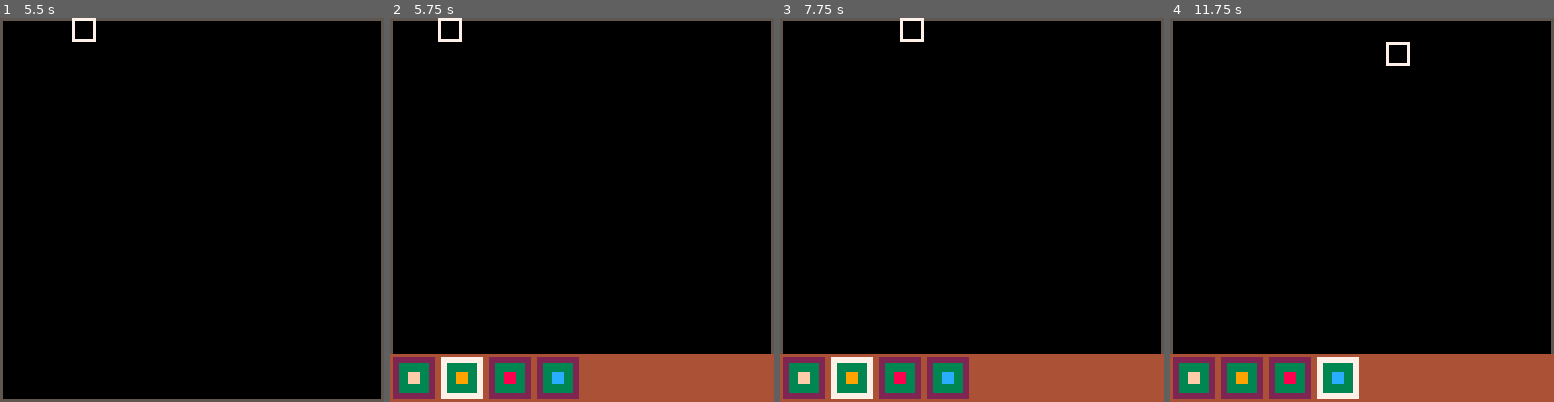
Above: before the commit, frames 1-4 (left to right).
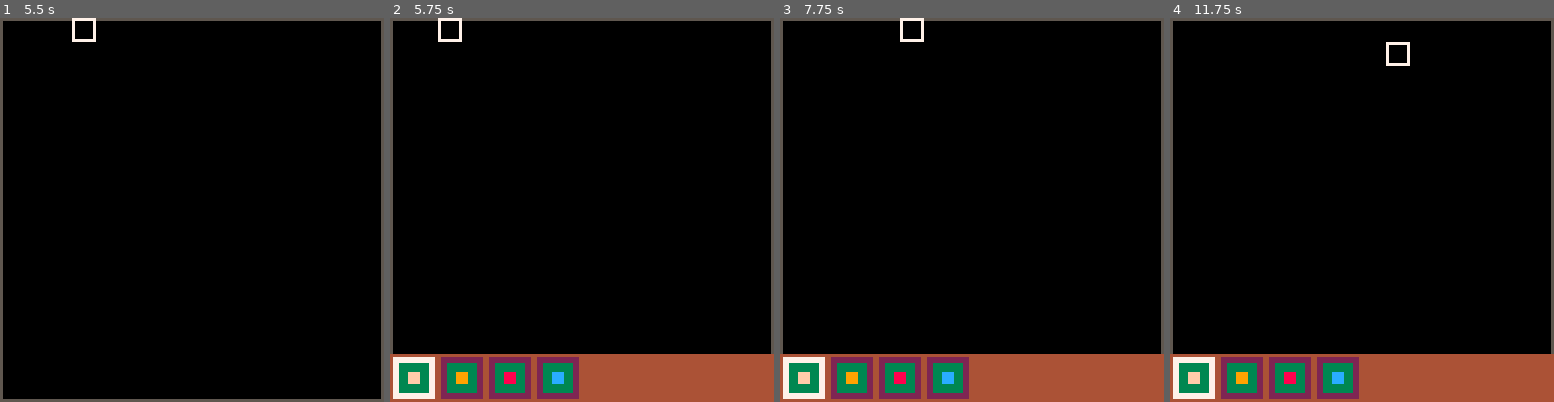
Above: after the commit, the same moments.

Repository: shen-sat/found
Game: PICO-8 cartridge game.p8
The game is run twice, just before and just after one commit, with the same random seed, the same clock (stepped at 60 frames per second) and the same inputs.
Inputs:
- Up to frame 1 (5.5 s): tap X (X key) at 0.33, 1.07, 1.85, 2.97, 4.08, 5.2 s; tap O (Z key) at 0.7, 1.7, 2.1, 2.5, 2.9, 3.3, 3.7, 4.1, 4.5, 4.9, 5.3 s; hold Right 1.6-2.1 s; hold Up 2.15-2.42 s; hold Right 2.47-3.03 s; hold Left 3.08-3.58 s; hold Down 3.63-3.97 s; hold Right 4.02-4.68 s; hold Up 4.73-5.03 s; hold Left from 5.08 s (still down)
- Up to frame 2 (5.75 s): release Left at 5.68 s; tap O (Z key) at 5.7 s; hold Down from 5.73 s (still down)
- Up to frame 3 (7.75 s): release Down at 6.03 s; hold Right 6.08-6.58 s; tap O (Z key) every 0.4 s from 6.1 to 7.7 s; tap X (X key) at 6.32, 7.43 s; hold Right 6.63-7.13 s; hold Up 7.18-7.45 s; hold Right from 7.5 s (still down)
- Up to frame 4 (11.75 s): release Right at 8.07 s; tap O (Z key) every 0.4 s from 8.1 to 11.7 s; hold Left 8.12-8.62 s; tap X (X key) at 8.55, 9.67, 10.78 s; hold Down 8.67-9 s; hold Right 9.05-9.72 s; hold Up 9.77-10.07 s; hold Left 10.12-10.72 s; hold Down 10.77-11.07 s; hold Right 11.12-11.62 s

Frame 1 is identical in both runs. In frame 2, 1.2% of the frame differs, in the area x 0-25%, y 88-100%; in frame 3, 1.2%; in frame 4, 1.2%.

Commit message:
Refactor

Diff:
--- a/build_bar.lua
+++ b/build_bar.lua
@@ -19,9 +19,13 @@
       return ((self.icon_border * 2) + sprite_width)
     end
     },
-    btn_index = 1,
+    btn_index = 0,
     sprites = { road, hut, bin, query },
-    draw = function(self)
+    update = function(self, menu_mode)
+      self:update_btn_index(menu_mode)
+    end,
+    draw = function(self, menu_mode)
+      if not menu_mode then return end
       -- draw build bar
       rectfill(self.x0,self.y0,self.x1,self.y1,self.col)
       -- draw buttons
@@ -93,5 +97,18 @@
       btn.icon = i
       btn.icon.x = btn.x0 + bb.btn_config.icon_border
       btn.icon.y = btn.y0 + bb.btn_config.icon_border
+    end,
+    update_btn_index = function(self,menu_mode)
+      if menu_mode then
+        if btnp(1) then
+          self.btn_index += 1
+        elseif btnp(0) then
+          self.btn_index -= 1
+        end
+        self.btn_index = self.btn_index % #self.sprites
+        if self.btn_index == 0 then self.btn_index = #self.sprites end
+      else
+        self.btn_index = 1
+      end
     end
   }
--- a/game.p8
+++ b/game.p8
@@ -4,7 +4,19 @@
 function _init()
   pointer = {
    x = 0,
-   y = 0
+   y = 0,
+   update = function(self, menu_mode)
+    if menu_mode then return end
+    if btnp(1) then
+      self.x = min(self.x + 8,120)
+    elseif btnp(0) then
+      self.x = max(self.x - 8,0)
+    elseif btnp(2) then
+      self.y = max(self.y - 8,0)
+    elseif btnp(3) then
+      self.y = min(self.y + 8,120)
+    end
+   end
   }
 
   road = {
@@ -31,52 +43,15 @@
 end
 
 function _update()
-  menu_mode = false
-  if btn(4) then menu_mode = true end
-
-  if menu_mode then
-    local increment = 0
-    if btnp(1) then
-      increment = 1
-      build_bar.btn_index = ((build_bar.btn_index + increment)%4)
-      if build_bar.btn_index == 0 then build_bar.btn_index = 4 end
-    elseif btnp(0) then
-      increment = -1
-      build_bar.btn_index = ((build_bar.btn_index + increment)%4)
-      if build_bar.btn_index == 0 then build_bar.btn_index = 4 end
-    end
-
-
-  else
-    if btnp(1) then
-      pointer.x = min(pointer.x + 8,120)
-    elseif btnp(0) then
-      pointer.x = max(pointer.x - 8,0)
-    elseif btnp(2) then
-      pointer.y = max(pointer.y - 8,0)
-    elseif btnp(3) then
-      pointer.y = min(pointer.y + 8,120)
-    end
-  end
-
+  menu_mode = btn(4) and true or false
+  pointer:update(menu_mode)
+  build_bar:update(menu_mode)
 end
 
 function _draw()
   cls()
-
-  -- rect(x0,y0,x1,y1,col)
-  -- game.draw()
-
-  -- draw sprites
-  -- spr()
-
-  --controls (goes from 0-5)
-  -- if btn(0) then do_something() end
-
   rect(0,0,127,127,5) --border
-
-
-  if menu_mode then build_bar:draw() end
+  build_bar:draw(menu_mode)
   spr(0,pointer.x,pointer.y)
 end
 
@@ -97,18 +72,6 @@
   return new_table
 end
 
--- function show_menu()
---   game.update = menu_update
---   game.draw = menu_draw
--- end
-
--- function menu_update()
---   include trigger to run next thing eg run_level_one()
--- end
-
--- function menu_draw()
--- end
-
 __gfx__
 77777777000000000000000000000000000000000000000000000000000000000000000000000000000000000000000000000000000000000000000000000000
 70000007000000000000000000000000000000000000000000000000000000000000000000000000000000000000000000000000000000000000000000000000
